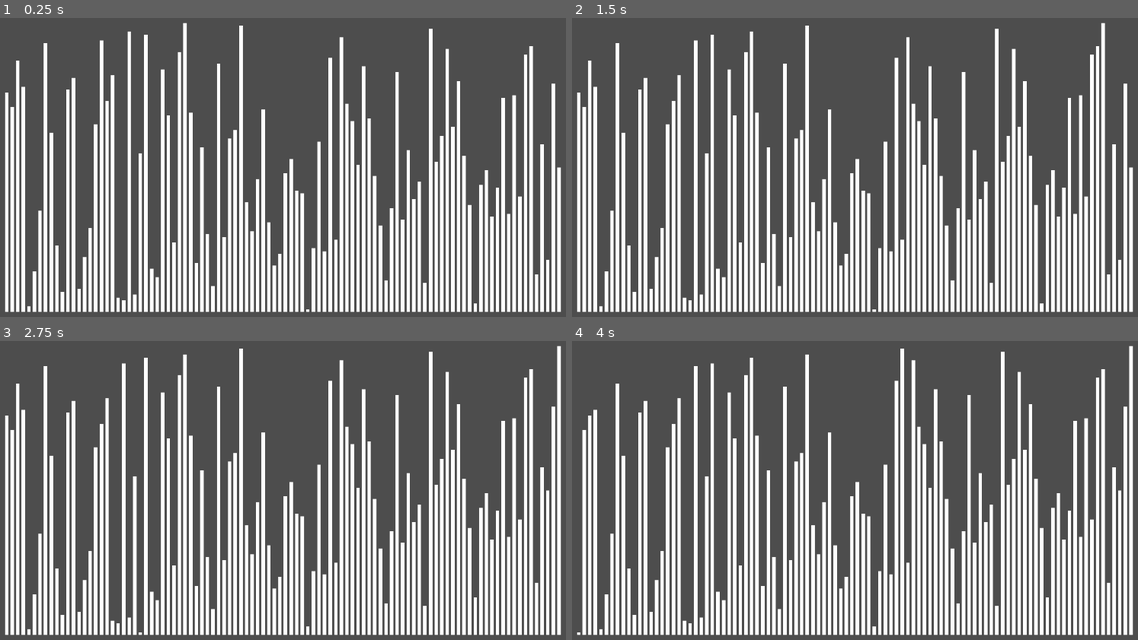
Above: before the commit, frames 1-4 (two rows, left to right).
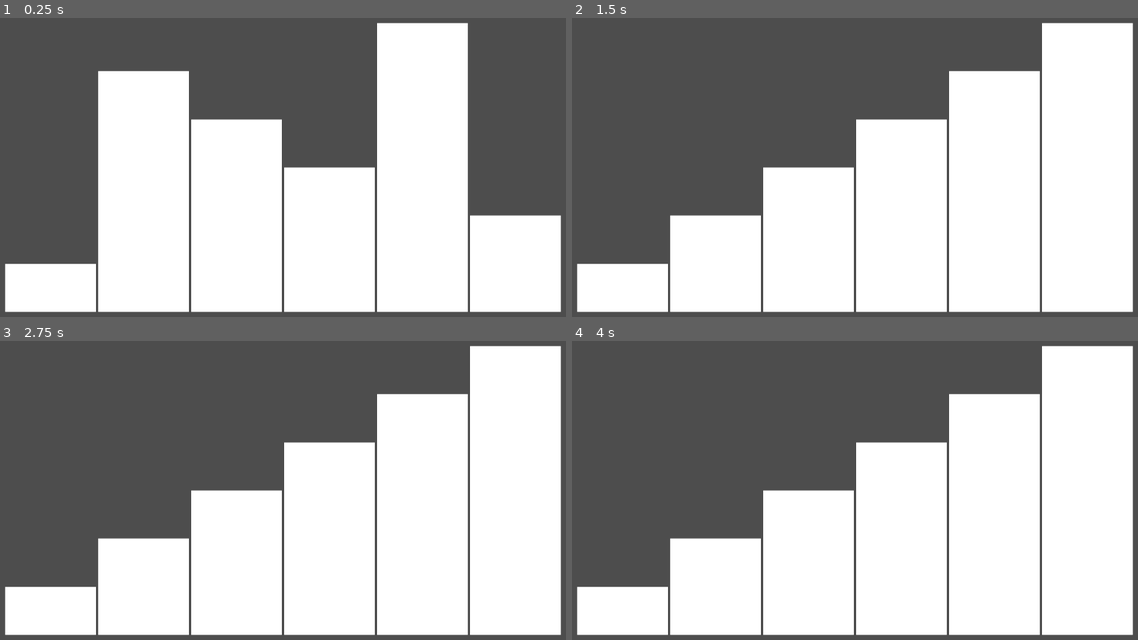
Above: after the commit, the same moments.

Repository: Shuflduf/Sorting-Algorithms-Visualiser
Game: Godot game, scene res://main.tscn
Two runs of this game, one before a commit and one after it. Both use one fixed random seed, a clock stepped at 60 frames per second and the inputs below.
Inputs:
- Up to frame 1 (0.25 s): no input
- Up to frame 2 (1.5 s): no input
- Up to frame 3 (2.75 s): no input
- Up to frame 4 (4 s): no input

The runs differ from the first frame. In frame 1, 44% of the frame differs, in the area x 0-100%, y 1-99%; in frame 2, 44%; in frame 3, 44%, in the area x 0-99%, y 1-99%; in frame 4, 44%.

Commit message:
bogo sort

Diff:
--- /dev/null
+++ b/bogo.gd
@@ -0,0 +1,7 @@
+extends Sorter
+
+
+func sort():
+	while !owner.sorted():
+		await get_tree().process_frame
+		owner.shuffle_bars()
--- a/main.tscn
+++ b/main.tscn
@@ -1,10 +1,11 @@
-[gd_scene load_steps=6 format=3 uid="uid://ddlioyu0by21h"]
+[gd_scene load_steps=7 format=3 uid="uid://ddlioyu0by21h"]
 
 [ext_resource type="Script" path="res://main.gd" id="1_ki6lu"]
 [ext_resource type="PackedScene" uid="uid://d2xo0hstp1qty" path="res://bar.tscn" id="2_kwv4r"]
 [ext_resource type="Script" path="res://bubble.gd" id="3_h415j"]
 [ext_resource type="Script" path="res://selection.gd" id="4_ggfls"]
 [ext_resource type="Script" path="res://cocktail.gd" id="5_pv835"]
+[ext_resource type="Script" path="res://bogo.gd" id="6_gv1u3"]
 
 [node name="Control" type="Control" node_paths=PackedStringArray("sorter")]
 layout_mode = 3
@@ -14,10 +15,10 @@
 grow_horizontal = 2
 grow_vertical = 2
 script = ExtResource("1_ki6lu")
-count = 100
+count = 6
 speed = 0.0
 bar_scene = ExtResource("2_kwv4r")
-sorter = NodePath("Sorters/Cocktail")
+sorter = NodePath("Sorters/Bogo")
 
 [node name="MarginContainer" type="MarginContainer" parent="."]
 layout_mode = 1
@@ -50,3 +51,6 @@
 
 [node name="Cocktail" type="Node" parent="Sorters"]
 script = ExtResource("5_pv835")
+
+[node name="Bogo" type="Node" parent="Sorters"]
+script = ExtResource("6_gv1u3")
